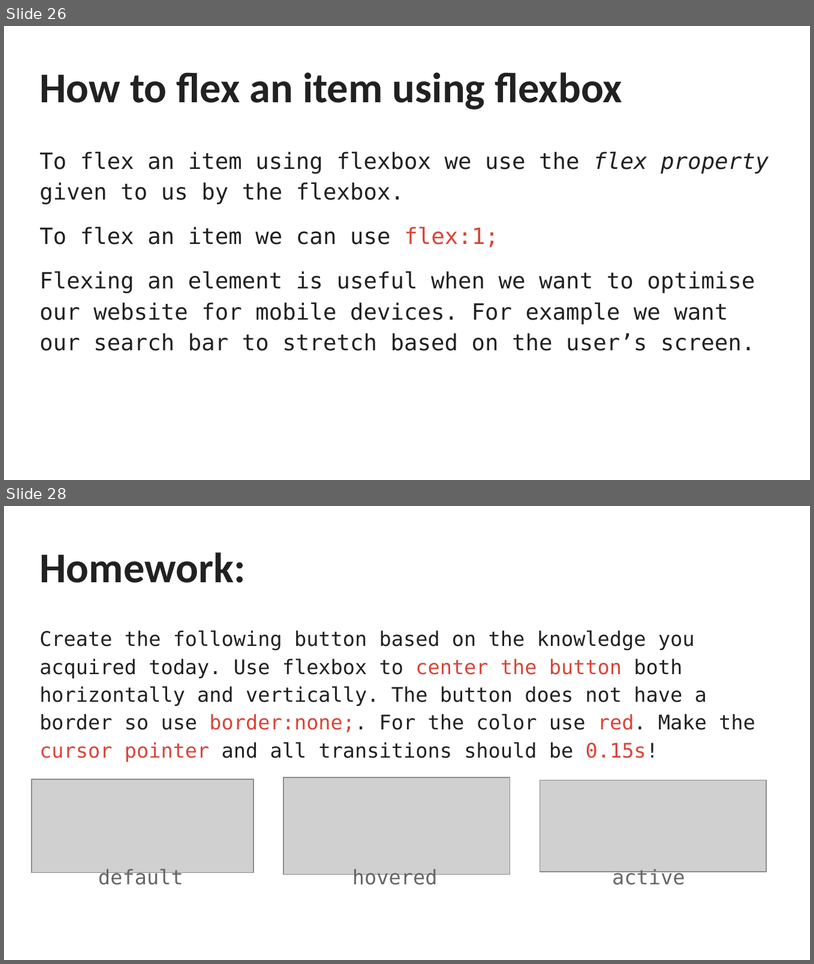
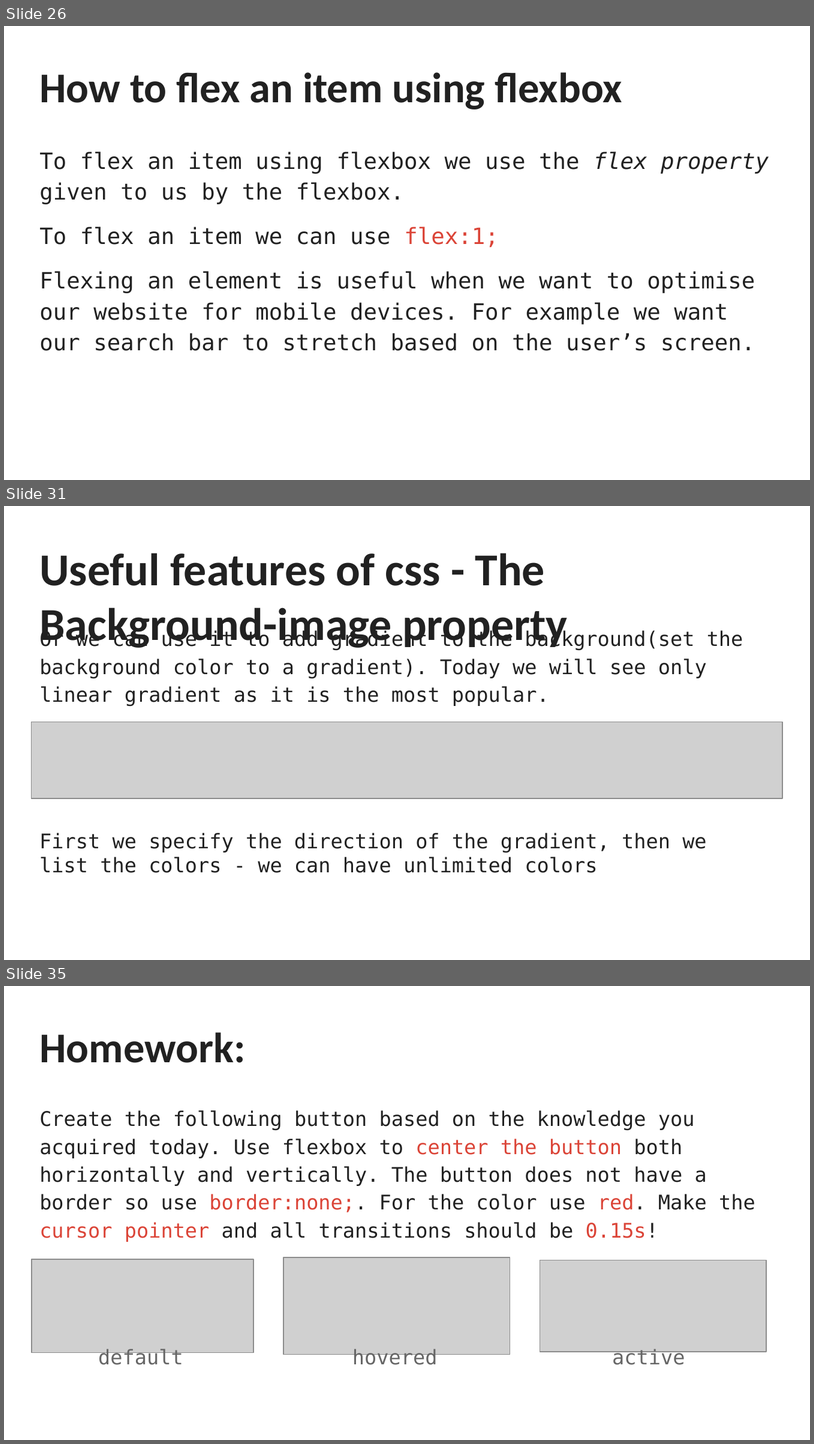
Before and after one commit to YorDN/HTML-CSS-Course, a slide deck: HTML & CSS 101.pptx. Shown one above the other, each under a label of ours: slides 26 and 28 before the commit, slides 26, 31 and 35 after it; the slides between them are not shown. The pictures are 814x964 and 814x1444 pixels, drawn with LibreOffice and Linux fonts; fonts in the diff are those of the drawing; grey boxes stand for pictures. Boxes give left, top, right and bottom in pixels: in the first picture for what was removed or moved away, otherwise in the second. Text is boxed around its words. In the diff, an @@ line names an element or a change of style, - is before the commit and + after.

```diff
--- a/HTML & CSS 101.pptx
+++ b/HTML & CSS 101.pptx
@@ slide 31 added at [4, 506, 810, 960], background #FFFFFF @@
@@ title added at [39, 553, 568, 651], 40.7 pt, text #212121, bold @@
+Useful features of css - The Background-image property
@@ text added at [39, 629, 744, 706], 18 pt, text #212121 @@
+Or we can use it to add gradient to the background(set the background color to a gradient). Today we will see only linear gradient as it is the most popular.
@@ picture added at [32, 722, 783, 799] @@
@@ text added at [39, 832, 707, 873], 18 pt, text #212121 @@
+First we specify the direction of the gradient, then we list the colors - we can have unlimited colors
@@ what was slide 28 is now slide 35 @@
```
Also in this commit, not shown: 2 slides changed, 6 other slides added, 1 other file.
